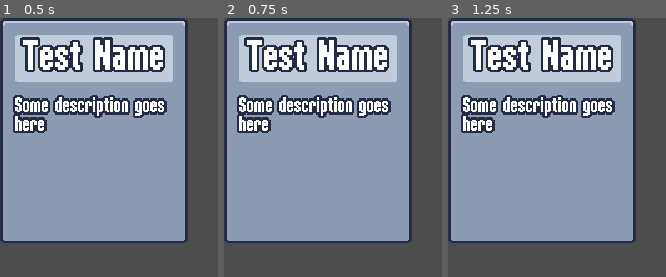
Above: before the commit, frames 1-3 (left to right).
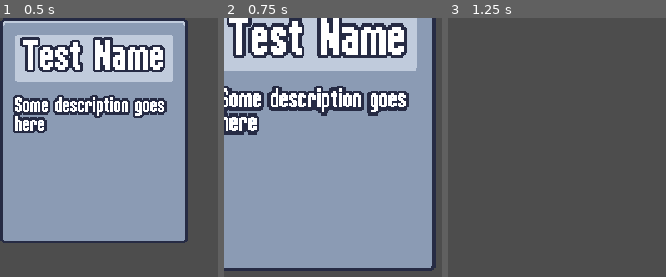
Above: after the commit, the same moments.

Repository: justknick/myFirst2DSurvivorsGame
Game: Godot game, scene res://scenes/ui/ability_upgrade_card.tscn
The game is run twice, just before and just after one commit, with the same random seed, the same clock (stepped at 60 frames per second) and the same inputs. This scene is started directly instead of the project's main scene.
Inputs (mouse positions are in pixels of both pictures, inside the frame that each line leads up to):
- Up to frame 1 (0.5 s): no input
- Up to frame 2 (0.75 s): tap Enter at 0.5 s; move the mouse to (317, 129) at 0.52 s; press the mouse at (317, 129) at 0.53 s; hold D (move_right) from 0.53 s (still down)
- Up to frame 3 (1.25 s): keep holding D (move_right)

Frame 1 is identical in both runs. In frame 2, 47% of the frame differs, in the area x 0-98%, y 0-98%; in frame 3, 75%, in the area x 0-87%, y 0-87%.

Commit message:
Section 3.49 - Animating the Upgrade Card // updated ability_upgrade_card (implemented card mouse_in, hover, selected, discard animations), upgrade_screen (implemented asycn to delay card draw)

Diff:
--- a/scenes/ui/ability_upgrade_card.gd
+++ b/scenes/ui/ability_upgrade_card.gd
@@ -5,11 +5,24 @@
 @onready var name_label: Label = %NameLabel
 @onready var description_label: Label = %DescriptionLabel
 
+var disabled = false
+
 
 # if a player clicks on a card, then that card will be chosen
 # then close screen and resume game
 func _ready():
 	gui_input.connect(on_gui_input)
+	mouse_entered.connect(on_mouse_entered)
+
+
+func play_in(delay: float = 0):
+	# start card as transparent
+	modulate = Color.TRANSPARENT
+	# add delay to animate cards one at a time
+	# we are going to 'await' running this func until timeout signal
+	await get_tree().create_timer(delay).timeout
+
+	$AnimationPlayer.play("in")
 
 
 func set_ability_upgrade(upgrade: AbilityUpgrade):
@@ -17,6 +30,31 @@
 	description_label.text = upgrade.description
 
 
+func play_discard():
+	$AnimationPlayer.play("discard")
+
+
+func select_card():
+	disabled = true
+	$AnimationPlayer.play("selected")
+
+	for other_card in get_tree().get_nodes_in_group("upgrade_card"):
+		if other_card == self:
+			continue
+		other_card.play_discard()
+
+	await $AnimationPlayer.animation_finished
+	selected.emit()
+
+
 func on_gui_input(event: InputEvent):
+	if disabled:
+		return
 	if event.is_action_pressed("left_click"):
-		selected.emit()
+		select_card()
+
+
+func on_mouse_entered():
+	if disabled:
+		return
+	$HoverAnimationPlayer.play("hover")
--- a/scenes/ui/ability_upgrade_card.tscn
+++ b/scenes/ui/ability_upgrade_card.tscn
@@ -1,25 +1,199 @@
-[gd_scene load_steps=2 format=3 uid="uid://jcgulb24nm08"]
+[gd_scene load_steps=10 format=3 uid="uid://jcgulb24nm08"]
 
 [ext_resource type="Script" path="res://scenes/ui/ability_upgrade_card.gd" id="1_y2r8x"]
 
-[node name="AbilityUpgradeCard" type="PanelContainer"]
+[sub_resource type="Animation" id="Animation_yarfr"]
+resource_name = "in"
+length = 0.4
+step = 0.05
+tracks/0/type = "value"
+tracks/0/imported = false
+tracks/0/enabled = true
+tracks/0/path = NodePath(".:scale")
+tracks/0/interp = 2
+tracks/0/loop_wrap = true
+tracks/0/keys = {
+"times": PackedFloat32Array(0, 0.15, 0.4),
+"transitions": PackedFloat32Array(1, 1, 1),
+"update": 0,
+"values": [Vector2(0, 0), Vector2(1.2, 1.2), Vector2(1, 1)]
+}
+tracks/1/type = "value"
+tracks/1/imported = false
+tracks/1/enabled = true
+tracks/1/path = NodePath(".:modulate")
+tracks/1/interp = 1
+tracks/1/loop_wrap = true
+tracks/1/keys = {
+"times": PackedFloat32Array(0),
+"transitions": PackedFloat32Array(1),
+"update": 0,
+"values": [Color(1, 1, 1, 1)]
+}
+
+[sub_resource type="Animation" id="Animation_16vqg"]
+length = 0.001
+tracks/0/type = "value"
+tracks/0/imported = false
+tracks/0/enabled = true
+tracks/0/path = NodePath(".:scale")
+tracks/0/interp = 1
+tracks/0/loop_wrap = true
+tracks/0/keys = {
+"times": PackedFloat32Array(0),
+"transitions": PackedFloat32Array(1),
+"update": 0,
+"values": [Vector2(1, 1)]
+}
+tracks/1/type = "value"
+tracks/1/imported = false
+tracks/1/enabled = true
+tracks/1/path = NodePath(".:modulate")
+tracks/1/interp = 1
+tracks/1/loop_wrap = true
+tracks/1/keys = {
+"times": PackedFloat32Array(0),
+"transitions": PackedFloat32Array(1),
+"update": 0,
+"values": [Color(1, 1, 1, 1)]
+}
+tracks/2/type = "value"
+tracks/2/imported = false
+tracks/2/enabled = true
+tracks/2/path = NodePath(".:rotation")
+tracks/2/interp = 1
+tracks/2/loop_wrap = true
+tracks/2/keys = {
+"times": PackedFloat32Array(0),
+"transitions": PackedFloat32Array(1),
+"update": 0,
+"values": [0.0]
+}
+
+[sub_resource type="Animation" id="Animation_8am6e"]
+resource_name = "selected"
+length = 0.4
+step = 0.05
+tracks/0/type = "value"
+tracks/0/imported = false
+tracks/0/enabled = true
+tracks/0/path = NodePath(".:scale")
+tracks/0/interp = 2
+tracks/0/loop_wrap = true
+tracks/0/keys = {
+"times": PackedFloat32Array(0, 0.05, 0.4),
+"transitions": PackedFloat32Array(1, 2, 1),
+"update": 0,
+"values": [Vector2(1, 1), Vector2(1.2, 1.2), Vector2(0, 0)]
+}
+tracks/1/type = "value"
+tracks/1/imported = false
+tracks/1/enabled = true
+tracks/1/path = NodePath(".:rotation")
+tracks/1/interp = 1
+tracks/1/loop_wrap = true
+tracks/1/keys = {
+"times": PackedFloat32Array(0, 0.05, 0.2, 0.4),
+"transitions": PackedFloat32Array(1, 1, 1, 1),
+"update": 0,
+"values": [0.0, -0.174533, 0.0872665, 0.0]
+}
+
+[sub_resource type="Animation" id="Animation_041bk"]
+resource_name = "discard"
+length = 0.1
+tracks/0/type = "value"
+tracks/0/imported = false
+tracks/0/enabled = true
+tracks/0/path = NodePath(".:scale")
+tracks/0/interp = 2
+tracks/0/loop_wrap = true
+tracks/0/keys = {
+"times": PackedFloat32Array(0, 0.1),
+"transitions": PackedFloat32Array(1, 1),
+"update": 0,
+"values": [Vector2(1, 1), Vector2(0, 0)]
+}
+
+[sub_resource type="AnimationLibrary" id="AnimationLibrary_vah56"]
+_data = {
+"RESET": SubResource("Animation_16vqg"),
+"discard": SubResource("Animation_041bk"),
+"in": SubResource("Animation_yarfr"),
+"selected": SubResource("Animation_8am6e")
+}
+
+[sub_resource type="Animation" id="Animation_i54jr"]
+resource_name = "hover"
+length = 0.2
+step = 0.05
+tracks/0/type = "value"
+tracks/0/imported = false
+tracks/0/enabled = true
+tracks/0/path = NodePath("..:rotation")
+tracks/0/interp = 2
+tracks/0/loop_wrap = true
+tracks/0/keys = {
+"times": PackedFloat32Array(0, 0.05, 0.1, 0.2),
+"transitions": PackedFloat32Array(1, 1, 1, 1),
+"update": 0,
+"values": [0.0, -0.0872665, 0.0872665, 0.0]
+}
+
+[sub_resource type="Animation" id="Animation_kfffv"]
+length = 0.001
+tracks/0/type = "value"
+tracks/0/imported = false
+tracks/0/enabled = true
+tracks/0/path = NodePath("..:rotation")
+tracks/0/interp = 1
+tracks/0/loop_wrap = true
+tracks/0/keys = {
+"times": PackedFloat32Array(0),
+"transitions": PackedFloat32Array(1),
+"update": 0,
+"values": [0.0]
+}
+
+[sub_resource type="AnimationLibrary" id="AnimationLibrary_bgi1l"]
+_data = {
+"RESET": SubResource("Animation_kfffv"),
+"hover": SubResource("Animation_i54jr")
+}
+
+[node name="AbilityUpgradeCard" type="PanelContainer" groups=["upgrade_card"]]
 custom_minimum_size = Vector2(120, 150)
 offset_right = 150.0
 offset_bottom = 180.0
+pivot_offset = Vector2(75, 90)
 script = ExtResource("1_y2r8x")
 
+[node name="AnimationPlayer" type="AnimationPlayer" parent="."]
+libraries = {
+"": SubResource("AnimationLibrary_vah56")
+}
+
+[node name="HoverAnimationPlayer" type="AnimationPlayer" parent="."]
+root_node = NodePath("../AnimationPlayer")
+libraries = {
+"": SubResource("AnimationLibrary_bgi1l")
+}
+
 [node name="MarginContainer" type="MarginContainer" parent="."]
 layout_mode = 2
+mouse_filter = 2
 theme_override_constants/margin_left = 8
 theme_override_constants/margin_right = 8
 theme_override_constants/margin_bottom = 8
 
 [node name="VBoxContainer" type="VBoxContainer" parent="MarginContainer"]
 layout_mode = 2
+mouse_filter = 2
 theme_override_constants/separation = 12
 
 [node name="PanelContainer" type="PanelContainer" parent="MarginContainer/VBoxContainer"]
 layout_mode = 2
+mouse_filter = 2
 theme_type_variation = &"AlternatePanelContainer"
 
 [node name="NameLabel" type="Label" parent="MarginContainer/VBoxContainer/PanelContainer"]
--- a/scenes/ui/upgrade_screen.gd
+++ b/scenes/ui/upgrade_screen.gd
@@ -11,11 +11,15 @@
 
 
 func set_ability_upgrades(upgrades: Array[AbilityUpgrade]):
+	var delay = 0
 	for upgrade in upgrades:
 		var card_instance = upgrade_card_scene.instantiate()
 		card_container.add_child(card_instance)
 		card_instance.set_ability_upgrade(upgrade)
+		card_instance.play_in(delay)
 		card_instance.selected.connect(on_upgrade_selected.bind(upgrade))
+		delay += .2
+
 
 
 func on_upgrade_selected(upgrade: AbilityUpgrade):
--- a/scenes/ui/upgrade_screen.tscn
+++ b/scenes/ui/upgrade_screen.tscn
@@ -20,3 +20,4 @@
 layout_mode = 2
 size_flags_horizontal = 4
 size_flags_vertical = 4
+theme_override_constants/separation = 16
